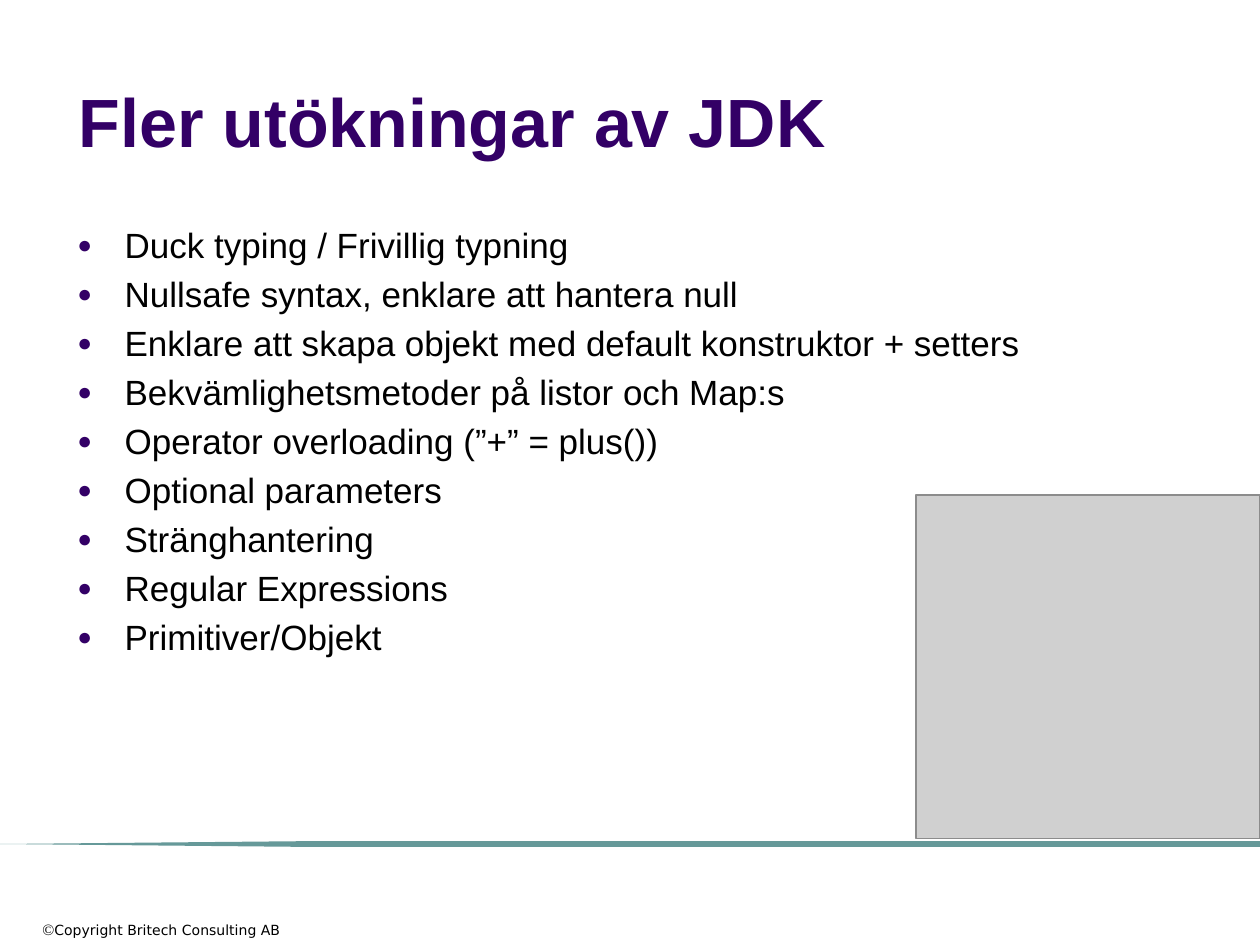
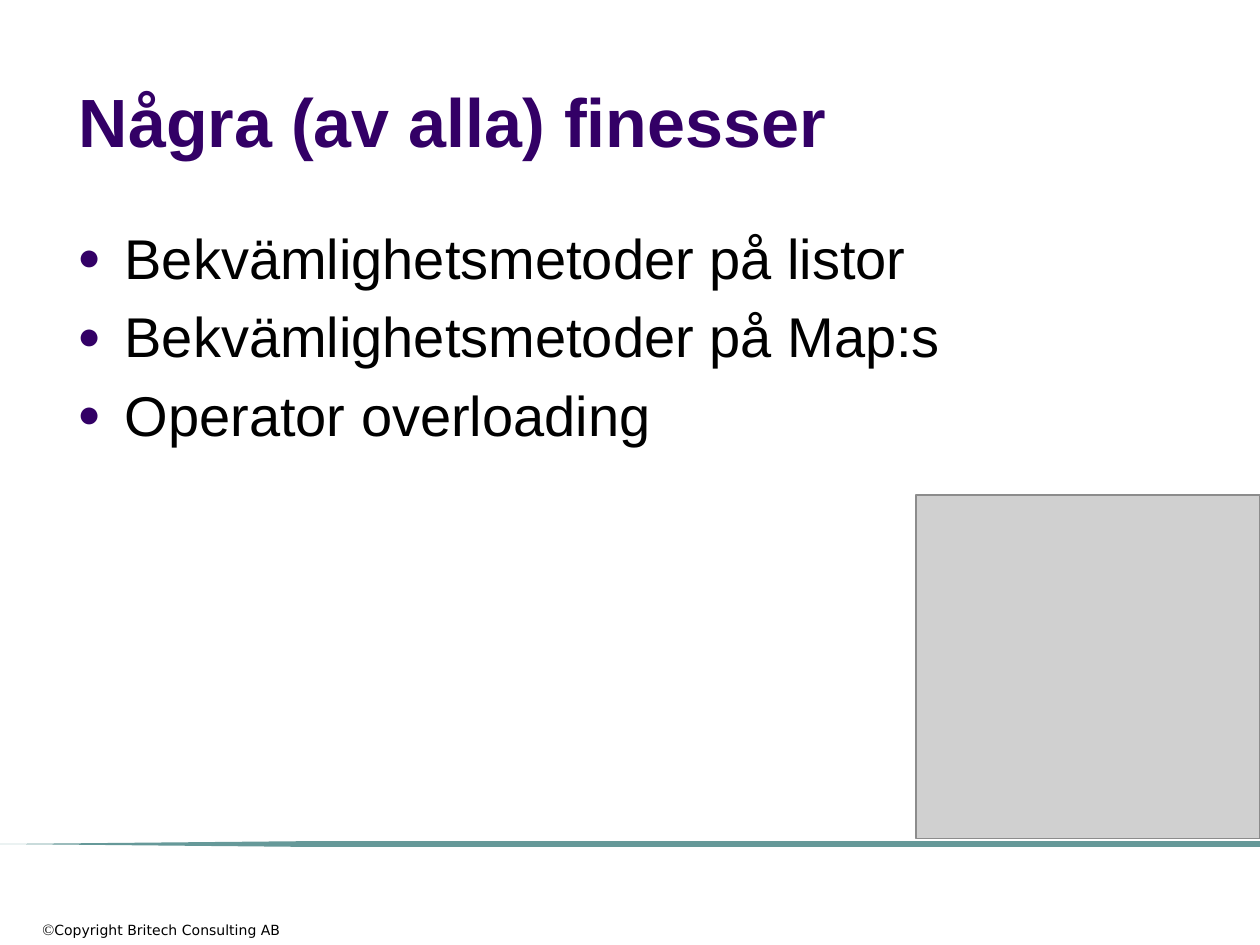
Before and after one commit to me97esn/groovyseminarium, a slide deck: slide 55 of groovyseminarie/dokument/groovyseminarium_source_w_logo.pptx (slide 29 before the commit). Drawn at 1260x945 pixels with LibreOffice and Linux fonts; fonts in the diff are those of the drawing; grey boxes stand for pictures; background and template pictures are left out. Boxes give left, top, right and bottom in pixels: in the first picture for what was removed or moved away, otherwise in the second. Text is boxed around its words. In the diff, an @@ line names an element or a change of style, - is before the commit and + after.

```diff
--- a/groovyseminarie/dokument/groovyseminarium_source_w_logo.pptx
+++ b/groovyseminarie/dokument/groovyseminarium_source_w_logo.pptx
@@ title at [79, 93, 826, 160]: text changed @@
-Fler utökningar av JDK
+Några (av alla) finesser
@@ text at [125, 235, 939, 447]: text changed; size 20 to 32 pt @@
-● Duck typing / Frivillig typning
-● Nullsafe syntax, enklare att hantera null
-● Enklare att skapa objekt med default konstruktor + setters
-● Bekvämlighetsmetoder på listor och Map:s
-● Operator overloading (”+” = plus())
-● Optional parameters
-● Stränghantering
-● Regular Expressions
-● Primitiver/Objekt
+● Bekvämlighetsmetoder på listor
+● Bekvämlighetsmetoder på Map:s
+● Operator overloading
```
Also in this commit, not shown: 8 other slides changed, 34 slides added, 14 slides removed, 1 other file.
